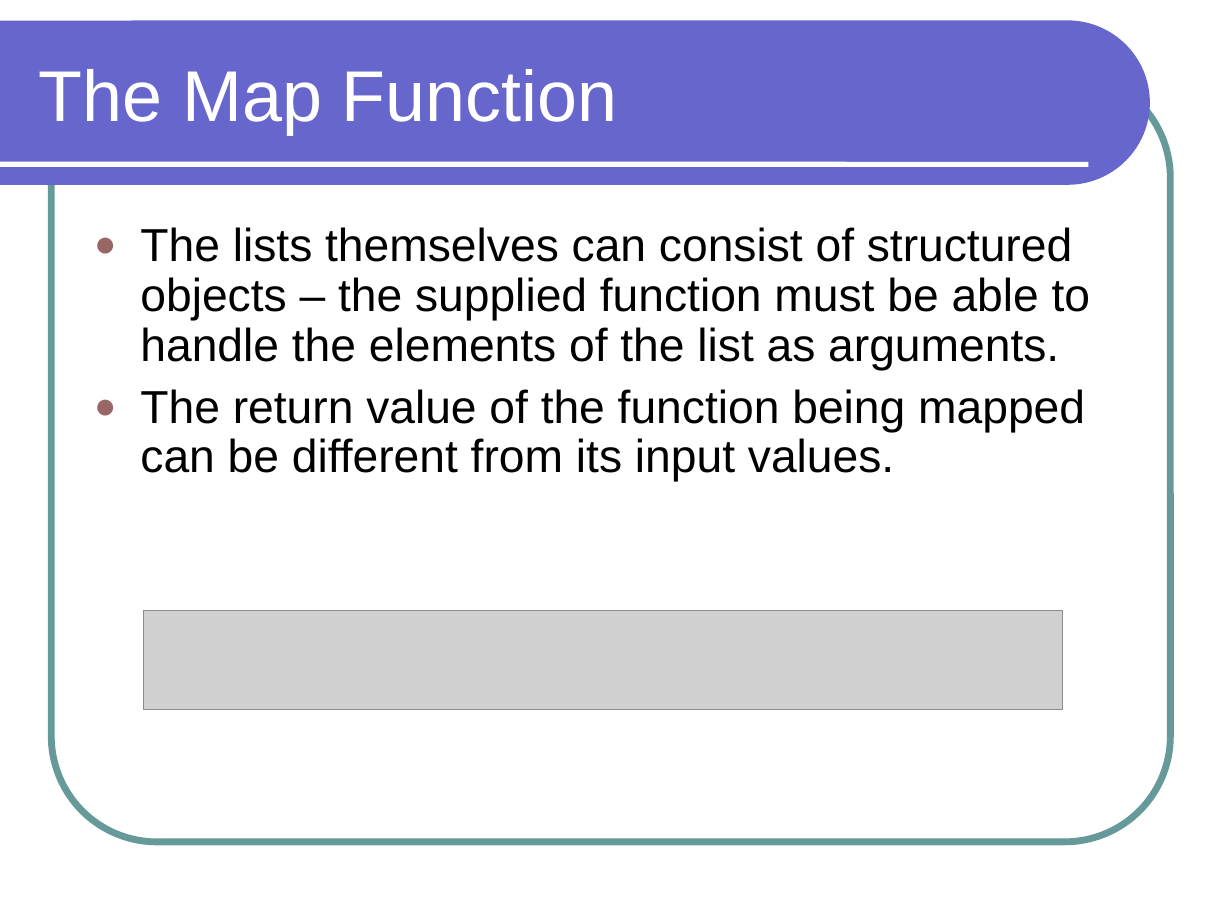
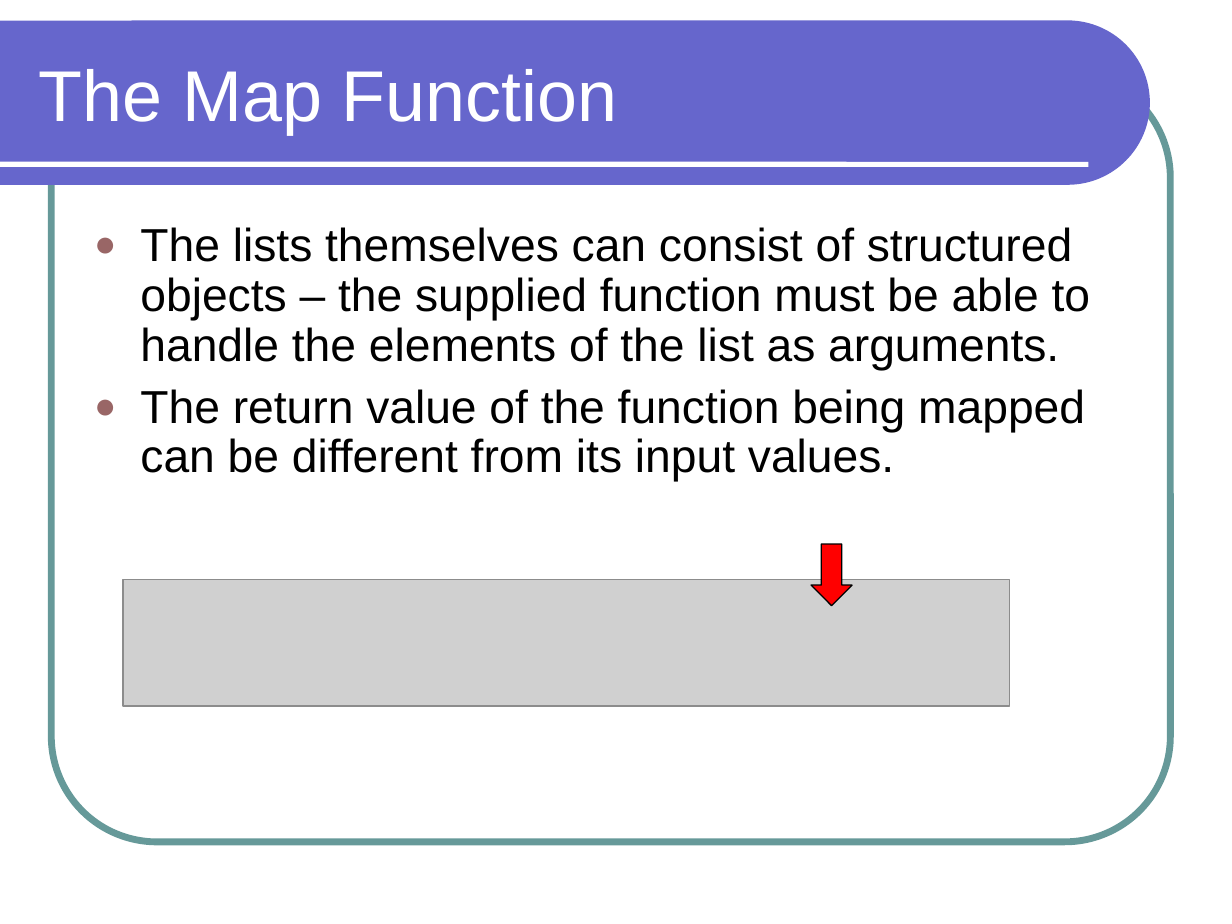
Before and after one commit to lutzhamel/CSC301, a slide deck: slide 16 of notes/csc301-ln014.ppt (slide 13 before the commit). Drawn at 1232x924 pixels with LibreOffice and Linux fonts; fonts in the diff are those of the drawing; grey boxes stand for pictures. Boxes give left, top, right and bottom in pixels: in the first picture for what was removed or moved away, otherwise in the second. Text is boxed around its words. In the diff, an @@ line names an element or a change of style, - is before the commit and + after.

```diff
--- a/notes/csc301-ln014.ppt
+++ b/notes/csc301-ln014.ppt
@@ down arrow added at (811,545,851,606), fill #FF0000, outline #000000 0.74 pt @@
@@ picture: place and size @@
-picture at (144,610,1063,710)
+picture at (123,579,1009,706)
```
Also in this commit, not shown: 2 other slides changed, 4 slides added, 1 slide removed, 6 other files.
